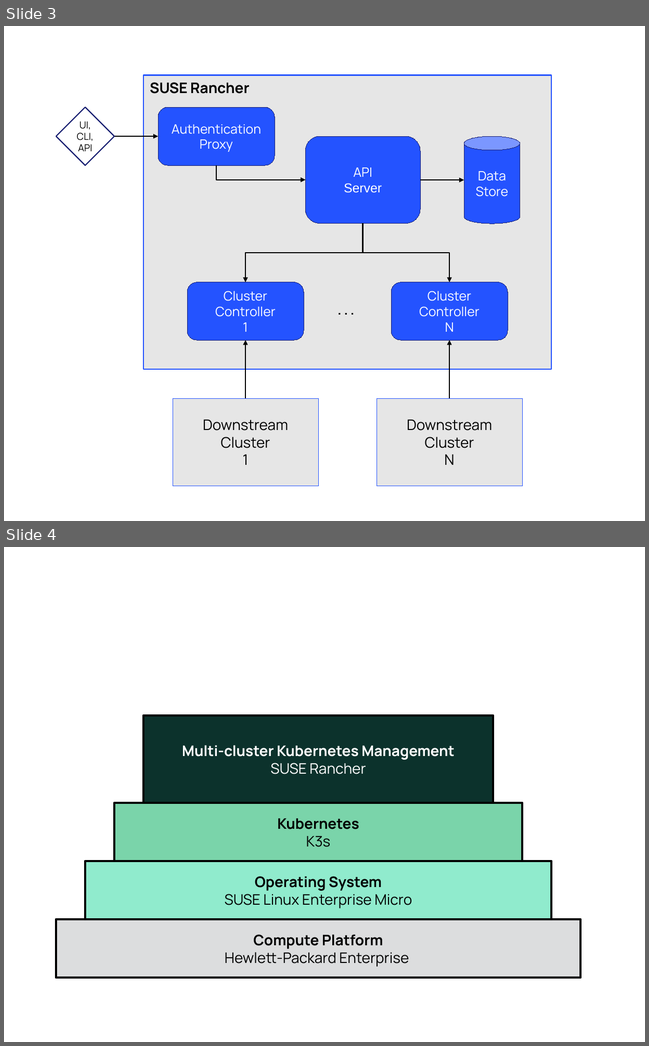
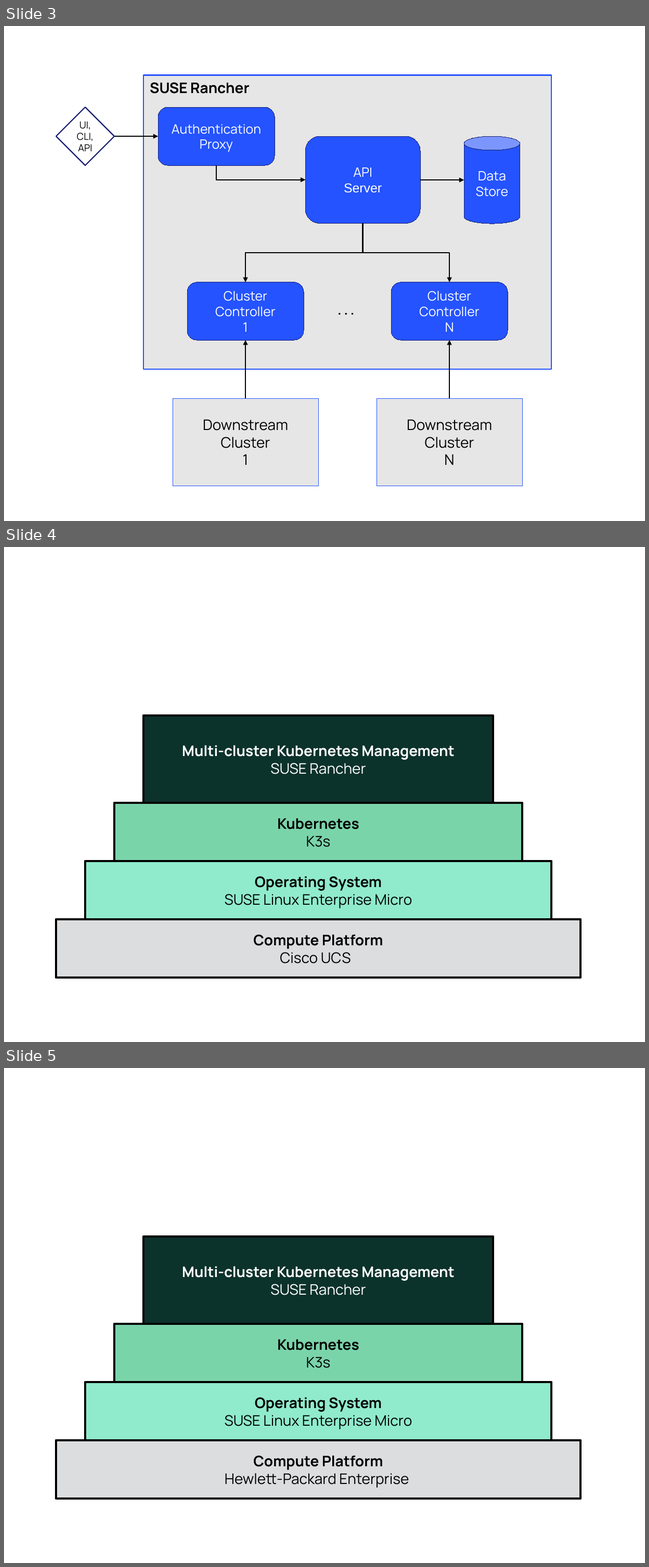
Before and after one commit to gogbac/RancherDocsRep1, a slide deck: media/src/Figure-Source.odp. Shown one above the other, each under a label of ours: slides 3 and 4 before the commit, slides 3, 4 and 5 after it. The pictures are 649x1046 and 649x1567 pixels, drawn with LibreOffice and Linux fonts; fonts in the diff are those of the drawing. Boxes give left, top, right and bottom in pixels: in the first picture for what was removed or moved away, otherwise in the second. Text is boxed around its words. In the diff, an @@ line names an element or a change of style, - is before the commit and + after.

Commit message:
initial draft of Cisco inclusions

```diff
--- a/media/src/Figure-Source.odp
+++ b/media/src/Figure-Source.odp
@@ slide 4 added at (4, 547, 645, 1042), background #FFFFFF @@
@@ rectangle added at (143, 715, 493, 803), fill #0C322C, outline #000000 2.89 pt, 18 pt, text #FFFFFF, bold @@
+Multi-cluster Kubernetes Management
+SUSE Rancher
@@ rectangle added at (114, 803, 522, 861), fill #7AD4AA, outline #000000 2.89 pt, 18 pt, text #000000, bold @@
+Kubernetes
+K3s
@@ rectangle added at (85, 861, 551, 919), fill #90EBCD, outline #000000 2.89 pt, 18 pt, text #000000 @@
+Operating System
+SUSE Linux Enterprise Micro
@@ rectangle added at (56, 919, 580, 978), fill #DCDDDE, outline #000000 2.89 pt, 18 pt, text #000000, bold @@
+Compute Platform
+Cisco UCS
@@ what was slide 4 is now slide 5 @@
```
Also in this commit, not shown: 17 other files.
